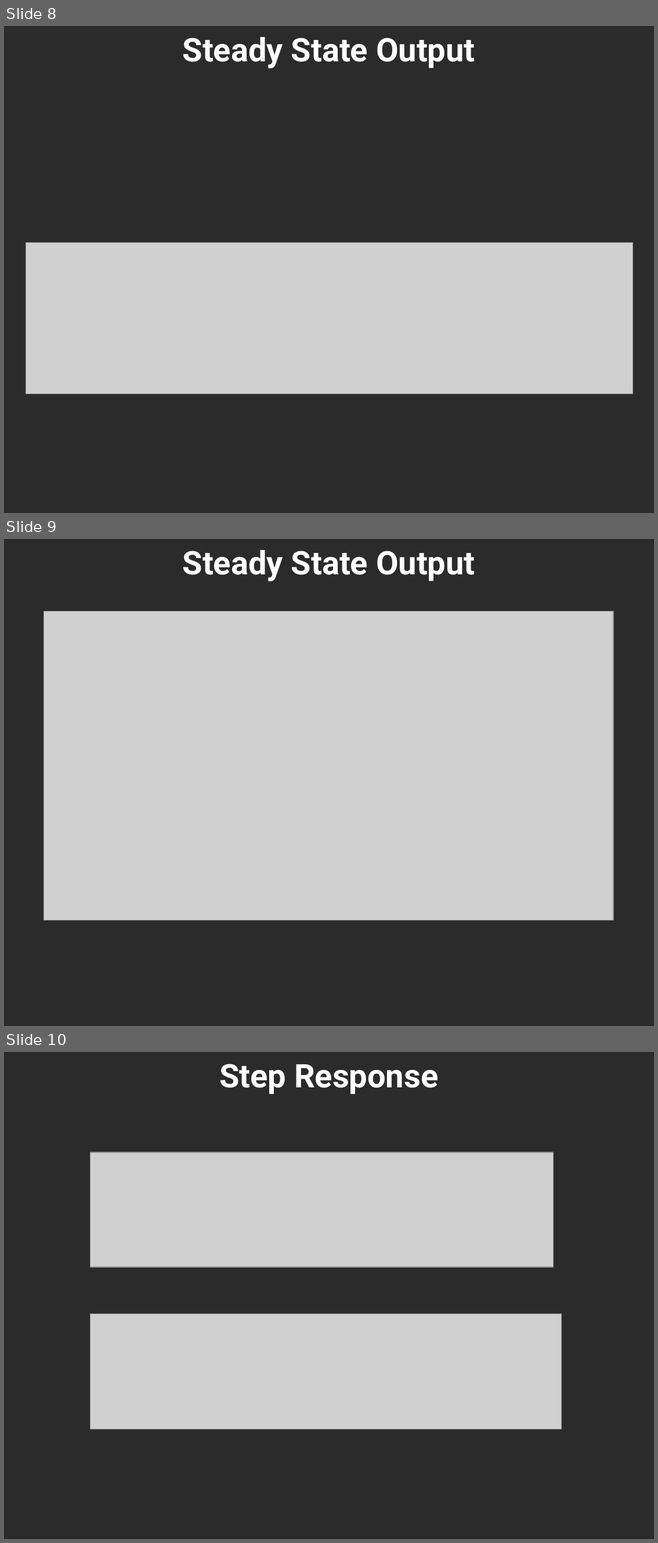
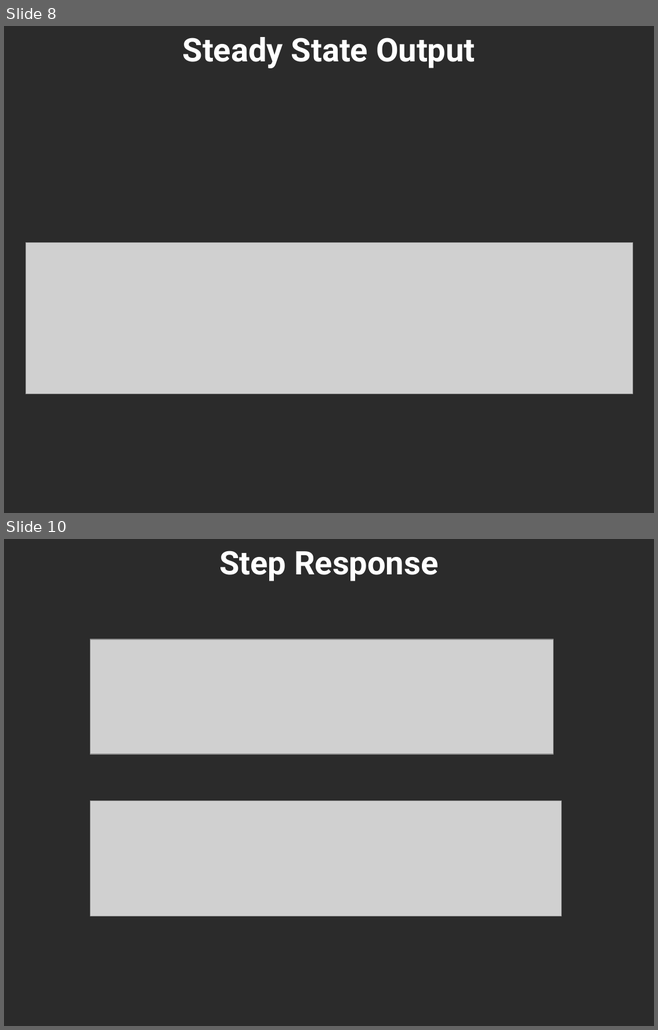
Before and after one commit to ominux/ece532, a slide deck: project/april_11/john.pptx. Shown one above the other, each under a label of ours: slides 8, 9 and 10 before the commit, slides 8 and 10 after it; the slides between them are not shown. The pictures are 658x1543 and 658x1030 pixels, drawn with LibreOffice and Linux fonts; fonts in the diff are those of the drawing; grey boxes stand for pictures; background and template pictures are left out; a plain dark background stands for a picture behind light text. Boxes give left, top, right and bottom in pixels: in the first picture for what was removed or moved away, otherwise in the second. Text is boxed around its words. In the diff, an @@ line names an element or a change of style, - is before the commit and + after.

```diff
--- a/project/april_11/john.pptx
+++ b/project/april_11/john.pptx
@@ slide 9 removed at box(4, 539, 654, 1026), background picture (left out) @@
@@ text removed at box(183, 550, 475, 581) @@
-Steady State Output
@@ picture removed at box(43, 611, 612, 920) @@
```
Also in this commit, not shown: 1 slide changed, 3 slides added, 1 other slide removed.
